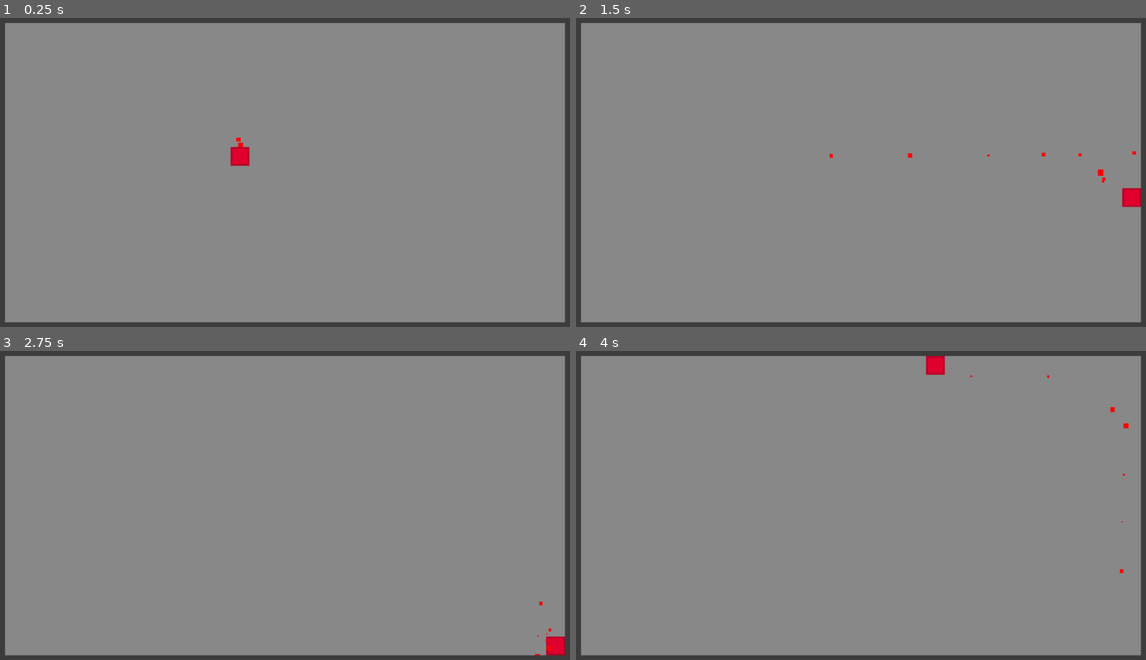
Above: before the commit, frames 1-4 (two rows, left to right).
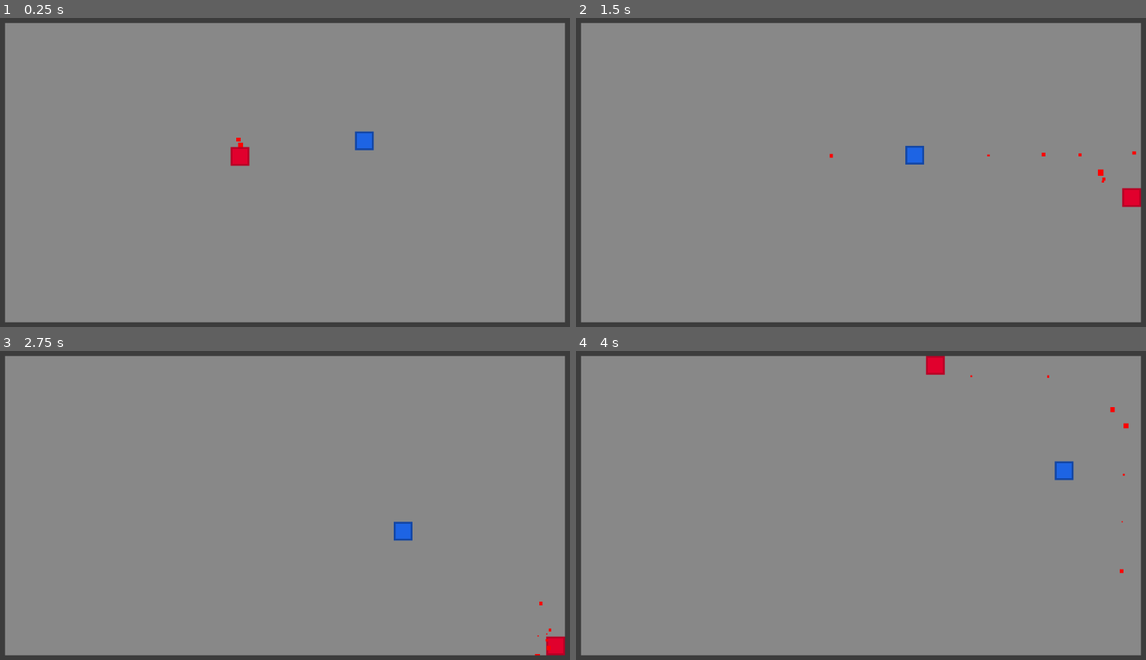
Above: after the commit, the same moments.

Repository: DeanBolte/MageEngine
Game: Godot game, scene res://scenes/sample.tscn
The game is run twice, just before and just after one commit, with the same random seed, the same clock (stepped at 60 frames per second) and the same inputs.
Inputs (mouse positions are in pixels of both pictures, inside the frame that each line leads up to):
- Up to frame 1 (0.25 s): no input
- Up to frame 2 (1.5 s): move the mouse to (992, 153) at 0.52 s; hold D (move_right) 0.53-1.28 s; tap Space (move_dodge) at 0.6 s; move the mouse to (741, 187) at 1.27 s; hold S (move_down) from 1.28 s (still down); click (741, 187) at 1.35 s
- Up to frame 3 (2.75 s): move the mouse to (347, 431) at 2.02 s; release S (move_down) at 2.03 s; hold D (move_right) from 2.03 s (still down); tap Space (move_dodge) at 2.1 s
- Up to frame 4 (4 s): move the mouse to (832, 570) at 2.77 s; release D (move_right) at 2.78 s; hold W (move_up) 2.78-3.53 s; click (832, 570) at 2.85 s; move the mouse to (1043, 554) at 3.52 s; hold A (move_left) from 3.53 s (still down); tap Space (move_dodge) at 3.6 s

The runs differ from the first frame. In frame 1, 0.2% of the frame differs, in the area x 62-66%, y 36-43%; in frame 2, 0.2%; in frame 3, 0.2%; in frame 4, 0.2%.

Commit message:
added basic enemy and fixed fireball spell

Diff:
--- a/project.godot
+++ b/project.godot
@@ -66,5 +66,7 @@
 [layer_names]
 
 2d_physics/layer_1="world"
-2d_physics/layer_2="player_hitbox"
-2d_physics/layer_3="enemy_hitbox"
+2d_physics/layer_2="player"
+2d_physics/layer_3="player_hitbox"
+2d_physics/layer_4="enemy"
+2d_physics/layer_5="enemy_hitbox"
--- /dev/null
+++ b/scenes/enemies/rotten_guard.tscn
@@ -0,0 +1,87 @@
+[gd_scene load_steps=11 format=3 uid="uid://befratrxwpi5f"]
+
+[ext_resource type="Script" path="res://scripts/rottenGuard.gd" id="1_3w3mi"]
+[ext_resource type="Texture2D" uid="uid://bxdgkw1qfgskw" path="res://assets/basic-sprites/enemy.png" id="2_j3a42"]
+[ext_resource type="Script" path="res://scripts/playerLungeZone.gd" id="3_2e2ja"]
+[ext_resource type="Script" path="res://scripts/playerDetectionZone.gd" id="3_w8wpt"]
+[ext_resource type="Script" path="res://scripts/wanderController.gd" id="4_7v1b7"]
+[ext_resource type="Script" path="res://scripts/enemy_hitbox.gd" id="5_wmkjn"]
+
+[sub_resource type="RectangleShape2D" id="RectangleShape2D_038o8"]
+size = Vector2(30, 30)
+
+[sub_resource type="CircleShape2D" id="CircleShape2D_g70jy"]
+radius = 200.0
+
+[sub_resource type="CircleShape2D" id="CircleShape2D_a4pdh"]
+radius = 400.0
+
+[sub_resource type="RectangleShape2D" id="RectangleShape2D_prkf3"]
+size = Vector2(30, 30)
+
+[node name="RottenGuard" type="CharacterBody2D"]
+collision_layer = 8
+script = ExtResource("1_3w3mi")
+
+[node name="Sprite2D" type="Sprite2D" parent="."]
+texture_filter = 1
+texture = ExtResource("2_j3a42")
+
+[node name="CollisionShape2D" type="CollisionShape2D" parent="."]
+position = Vector2(0, -1)
+shape = SubResource("RectangleShape2D_038o8")
+
+[node name="PlayerLungeZone" type="Area2D" parent="." node_paths=PackedStringArray("ParentEnemy")]
+collision_layer = 0
+collision_mask = 2
+script = ExtResource("3_2e2ja")
+ParentEnemy = NodePath("..")
+
+[node name="CollisionShape2D" type="CollisionShape2D" parent="PlayerLungeZone"]
+shape = SubResource("CircleShape2D_g70jy")
+
+[node name="PlayerLungeCycle" type="Timer" parent="PlayerLungeZone"]
+one_shot = true
+
+[node name="LungeTimer" type="Timer" parent="PlayerLungeZone"]
+one_shot = true
+autostart = true
+
+[node name="PlayerDetectionZone" type="Area2D" parent="."]
+collision_layer = 0
+collision_mask = 6
+script = ExtResource("3_w8wpt")
+
+[node name="CollisionShape2D" type="CollisionShape2D" parent="PlayerDetectionZone"]
+shape = SubResource("CircleShape2D_a4pdh")
+
+[node name="NavigationAgent2D" type="NavigationAgent2D" parent="."]
+
+[node name="WanderController" type="Node2D" parent="."]
+script = ExtResource("4_7v1b7")
+
+[node name="Timer" type="Timer" parent="WanderController"]
+wait_time = 2.5
+one_shot = true
+autostart = true
+
+[node name="EnemyHitbox" type="Area2D" parent="." node_paths=PackedStringArray("ParentEnemy")]
+collision_layer = 0
+collision_mask = 4
+script = ExtResource("5_wmkjn")
+ParentEnemy = NodePath("..")
+
+[node name="CollisionShape2D" type="CollisionShape2D" parent="EnemyHitbox"]
+shape = SubResource("RectangleShape2D_prkf3")
+
+[node name="Timer" type="Timer" parent="EnemyHitbox"]
+wait_time = 0.5
+one_shot = true
+
+[connection signal="body_entered" from="PlayerLungeZone" to="PlayerLungeZone" method="_on_body_entered"]
+[connection signal="body_exited" from="PlayerLungeZone" to="PlayerLungeZone" method="_on_body_exited"]
+[connection signal="body_entered" from="PlayerDetectionZone" to="PlayerDetectionZone" method="_on_body_entered"]
+[connection signal="body_exited" from="PlayerDetectionZone" to="PlayerDetectionZone" method="_on_body_exited"]
+[connection signal="timeout" from="WanderController/Timer" to="WanderController" method="_on_timer_timeout"]
+[connection signal="area_entered" from="EnemyHitbox" to="EnemyHitbox" method="_on_area_entered"]
+[connection signal="area_exited" from="EnemyHitbox" to="EnemyHitbox" method="_on_area_exited"]
--- a/scenes/player/fireball.tscn
+++ b/scenes/player/fireball.tscn
@@ -38,11 +38,11 @@
 turbulence_influence_max = 0.5
 
 [sub_resource type="CircleShape2D" id="CircleShape2D_nhfrl"]
-radius = 70.0
+radius = 120.0
 
 [node name="Fireball" type="CharacterBody2D"]
 collision_layer = 0
-collision_mask = 2
+collision_mask = 24
 script = ExtResource("1_oua02")
 
 [node name="CollisionShape2D" type="CollisionShape2D" parent="."]
@@ -63,10 +63,9 @@
 texture = ExtResource("1_7xtc7")
 
 [node name="ExplosionArea" type="Area2D" parent="."]
-collision_layer = 2
+collision_layer = 4
 collision_mask = 0
 monitoring = false
-monitorable = false
 script = ExtResource("3_m3405")
 
 [node name="CollisionShape2D" type="CollisionShape2D" parent="ExplosionArea"]
--- a/scenes/player/player.tscn
+++ b/scenes/player/player.tscn
@@ -35,7 +35,7 @@
 }
 
 [sub_resource type="RectangleShape2D" id="RectangleShape2D_cglip"]
-size = Vector2(50, 80)
+size = Vector2(100, 160)
 
 [sub_resource type="ParticleProcessMaterial" id="ParticleProcessMaterial_o5r33"]
 particle_flag_disable_z = true
@@ -63,6 +63,7 @@
 
 [node name="Player" type="CharacterBody2D"]
 position = Vector2(408, 246)
+collision_layer = 2
 script = ExtResource("1_cuf32")
 
 [node name="Sprite2D" type="Sprite2D" parent="."]
@@ -75,7 +76,7 @@
 
 [node name="Hurtbox" type="Area2D" parent="."]
 collision_layer = 0
-collision_mask = 4
+collision_mask = 272
 script = ExtResource("3_ro0p7")
 
 [node name="Timer" type="Timer" parent="Hurtbox"]
@@ -90,7 +91,7 @@
 }
 
 [node name="FireSpellHitBox" type="Area2D" parent="."]
-collision_layer = 2
+collision_layer = 4
 collision_mask = 0
 script = ExtResource("4_18nh2")
 
--- a/scenes/sample.tscn
+++ b/scenes/sample.tscn
@@ -1,8 +1,9 @@
-[gd_scene load_steps=7 format=3 uid="uid://dwax3w2m666ug"]
+[gd_scene load_steps=9 format=3 uid="uid://dwax3w2m666ug"]
 
 [ext_resource type="Texture2D" uid="uid://bdbs8w6bbuq0r" path="res://assets/basic-sprites/backgroundtile.png" id="1_pgjq7"]
 [ext_resource type="PackedScene" uid="uid://bjbkrix2lqjmj" path="res://scenes/player/player.tscn" id="2_0o0l0"]
 [ext_resource type="Texture2D" uid="uid://qto7j3m6hfee" path="res://assets/basic-sprites/forewall.png" id="3_uks0p"]
+[ext_resource type="PackedScene" uid="uid://befratrxwpi5f" path="res://scenes/enemies/rotten_guard.tscn" id="4_dlf1e"]
 
 [sub_resource type="PhysicsMaterial" id="PhysicsMaterial_40qy5"]
 
@@ -29,6 +30,12 @@
 physics_layer_0/physics_material = SubResource("PhysicsMaterial_40qy5")
 sources/1 = SubResource("TileSetAtlasSource_w5v1b")
 
+[sub_resource type="NavigationPolygon" id="NavigationPolygon_n13y2"]
+vertices = PackedVector2Array(915, 498, 46, 498, 43, 44, 916, 44)
+polygons = Array[PackedInt32Array]([PackedInt32Array(0, 1, 2, 3)])
+outlines = Array[PackedVector2Array]([PackedVector2Array(33, 34, 37, 508, 925, 509, 926, 34)])
+source_geometry_group_name = &"navigation_polygon_source_group"
+
 [node name="Sample" type="Node2D"]
 
 [node name="Background" type="Sprite2D" parent="."]
@@ -43,3 +50,9 @@
 tile_set = SubResource("TileSet_88mks")
 format = 2
 layer_0/tile_data = PackedInt32Array(0, 1, 0, 1, 1, 0, 2, 1, 0, 3, 1, 0, 4, 1, 0, 5, 1, 0, 6, 1, 0, 7, 1, 0, 8, 1, 0, 9 …(1075 unchanged characters)…
+
+[node name="RottenGuard" parent="." instance=ExtResource("4_dlf1e")]
+position = Vector2(638, 217)
+
+[node name="NavigationRegion2D" type="NavigationRegion2D" parent="."]
+navigation_polygon = SubResource("NavigationPolygon_n13y2")
--- /dev/null
+++ b/scripts/enemy_hitbox.gd
@@ -0,0 +1,28 @@
+extends Area2D
+
+@export var ParentEnemy: CharacterBody2D
+@export var INVULNERABILITY_SECONDS: float = 0.5
+@export var BASE_DAMAGE: float = 0.5
+
+@onready var InvincibleTimer: Timer = $Timer
+
+var _is_taking_damage: bool = false
+var _damage_area: Node
+
+func _process(delta: float) -> void:
+	if _damage_area && _is_taking_damage && InvincibleTimer.is_stopped():
+		InvincibleTimer.start(INVULNERABILITY_SECONDS)
+
+		var damage = BASE_DAMAGE
+		if _damage_area.has_method("get_base_damage"):
+			damage = _damage_area.get_base_damage()
+
+		ParentEnemy.take_hit(damage, global_position - _damage_area.global_position)
+
+func _on_area_entered(area: Area2D) -> void:
+	_damage_area = area.owner
+	_is_taking_damage = true
+
+func _on_area_exited(area: Area2D) -> void:
+	_damage_area = null
+	_is_taking_damage = false
--- a/scripts/fireball.gd
+++ b/scripts/fireball.gd
@@ -5,8 +5,9 @@
 @onready var ExplosionParticleEffect := $ExplosionParticleEffect
 @onready var ExplosionArea := $ExplosionArea
 
-@export var BASE_VELOCITY := 100.0
+@export var BASE_VELOCITY := 50.0
 @export var DECAY_TIME := 3.0
+@export var BASE_DAMAGE := 2.0
 
 var direction: Vector2
 var decay_timer := DECAY_TIME
@@ -44,3 +45,6 @@
 	BaseParticleEffect.emitting = false
 	ExplosionParticleEffect.emitting = true
 	ExplosionArea.activate()
+
+func get_base_damage():
+	return BASE_DAMAGE
--- a/scripts/fireball_explosion_area.gd
+++ b/scripts/fireball_explosion_area.gd
@@ -1,8 +1,9 @@
 extends Area2D
 
+@onready var CollisionShape: CollisionShape2D = $CollisionShape2D
 func _ready() -> void:
-	monitorable = false
-
+	CollisionShape.disabled = true
 
 func activate() -> void:
-	monitorable = true
+	print("actvated")
+	CollisionShape.disabled = false
--- a/scripts/player.gd
+++ b/scripts/player.gd
@@ -50,7 +50,7 @@
 	# apply movement
 	move_and_slide()
 
-func _spells(delta: float):
+func _spells(_delta: float):
 	# priamry spell active
 	var primary_spell_input = Input.is_action_pressed("spell_primary")
 
--- /dev/null
+++ b/scripts/playerDetectionZone.gd
@@ -0,0 +1,12 @@
+extends Area2D
+
+var player = null
+
+func can_see_player():
+	return (player != null)
+
+func _on_body_entered(body: Node2D) -> void:
+	player = body
+
+func _on_body_exited(body: Node2D) -> void:
+	player = null
--- /dev/null
+++ b/scripts/playerLungeZone.gd
@@ -0,0 +1,27 @@
+extends Area2D
+
+@export var ParentEnemy: CharacterBody2D
+@onready var PlayerLungeTimer := $PlayerLungeCycle
+@onready var LungerTimer: Timer = $LungeTimer
+
+@export var LUNGE_CYCLE: float = 3.0
+@export var LUNGE_LENGTH: float = 0.5
+
+var player = null
+
+func _physics_process(delta: float) -> void:
+	if can_see_player() && PlayerLungeTimer.is_stopped():
+		ParentEnemy.lunge_at()
+		LungerTimer.start(LUNGE_LENGTH)
+		PlayerLungeTimer.start(LUNGE_CYCLE)
+
+
+func _on_body_entered(body: Node2D) -> void:
+	player = body
+
+func _on_body_exited(body: Node2D) -> void:
+	player = null
+
+
+func can_see_player():
+	return (player != null)
--- /dev/null
+++ b/scripts/rottenGuard.gd
@@ -0,0 +1,157 @@
+extends CharacterBody2D
+
+@onready var PlayerDetectionZone: Area2D = $PlayerDetectionZone
+@onready var PlayerLungeZone: Area2D = $PlayerLungeZone
+@onready var Agent: NavigationAgent2D = $NavigationAgent2D
+@onready var WanderController = $WanderController
+@onready var LungeTimer: Timer = $PlayerLungeZone/LungeTimer
+
+@export var MAX_VELOCITY := 100.0
+@export var MIN_VELOCITY := 20.0
+@export var ACCELERATION := 750.0
+@export var STANDARD_FRICTION := 0.1
+
+@export var MAX_HEALTH = 4
+@export var STUN_DELAY = 0.2
+@export var BASE_KNOCKBACK := 200.0
+
+@export var LUNGE_VELOCITY := 400.0
+@export var LUNGE_DELAY := 2.0
+@export var LUNGE_PHASE2_SCALAR = 0.5
+@export var LUNGE_PHASE2_DELAY := 0.25
+
+class States:
+	enum {
+		IDLE,
+		WANDER,
+		STUNNED,
+		LUNGING,
+		CHASE,
+		DEAD
+	}
+
+var state = States.IDLE
+
+var stunned_timer: float = 0.0
+var health = MAX_HEALTH
+var _is_taking_damage: bool = false
+
+func _physics_process(delta: float) -> void:
+	if health <= 0:
+		state = States.DEAD
+
+	match state:
+		States.IDLE:
+			_idle(delta)
+		States.WANDER:
+			_wander(delta)
+		States.LUNGING:
+			_lunge(delta)
+		States.STUNNED:
+			_stunned(delta)
+		States.CHASE:
+			_chase_player(delta)
+		States.DEAD:
+			_death()
+
+	move_and_slide()
+
+# --- States ---
+# IDLE
+func _idle(delta: float) -> void:
+	# check zone for player
+	_seek_player()
+
+	velocity = Vector2.ZERO
+
+	if(WanderController.get_time_left() == 0):
+		_update_wander()
+
+# a generic player seeking function
+func _seek_player() -> void:
+	if PlayerDetectionZone.can_see_player():
+		var vector_to_player = PlayerDetectionZone.player.global_position - global_position
+		if not test_move(global_transform, vector_to_player):
+			state = States.CHASE
+			Agent.set_target_position(PlayerDetectionZone.player.global_position)
+
+# WANDER
+func _wander(delta: float) -> void:
+	# check zone for player
+	_seek_player()
+
+	if(WanderController.get_time_left() == 0):
+		_update_wander()
+
+	_accelerate_towards_point(WanderController.target_position, MAX_VELOCITY, ACCELERATION * delta)
+
+func _update_wander() -> void:
+	state = _pick_rand_state([States.IDLE, States.WANDER])
+	WanderController.start_wander_timer(randf_range(0, 1))
+
+# LUNGE
+func _lunge(delta: float) -> void:
+	var player = PlayerLungeZone.player
+
+	if player and not LungeTimer.is_stopped():
+		var player_position = player.global_position
+		var direction = global_position.direction_to(player_position)
+		if global_position.distance_to(player_position) < 60:
+			state = States.CHASE
+
+		var lunge_vector = direction * LUNGE_VELOCITY
+		# Lunge phase 2
+		if LungeTimer.time_left <= LUNGE_PHASE2_DELAY:
+			lunge_vector *= LUNGE_PHASE2_SCALAR
+
+		velocity = velocity.move_toward(lunge_vector, ACCELERATION)
+	else:
+		state = States.CHASE
+
+# STUNNED
+func _stunned(delta: float) -> void:
+	# slow down
+	velocity = velocity.move_toward(Vector2.ZERO, 1)
+
+	# stunned timer
+	if stunned_timer > 0:
+		stunned_timer -= delta
+	else:
+		state = States.IDLE
+
+# CHASE
+func _chase_player(_delta: float) -> void:
+	var player = PlayerDetectionZone.player
+	if player:
+		# get close to player
+		Agent.set_target_position(player.position)
+		var direction = global_position.direction_to(Agent.get_next_path_position())
+		velocity = velocity.move_toward(direction * MAX_VELOCITY, ACCELERATION)
+	else:
+		state = States.IDLE
+
+# --- Utiliy Functions ---
+func _accelerate_towards_point(point: Vector2, speed: float, acceleration: float) -> void:
+	var direction = global_position.direction_to(point)
+	velocity = velocity.move_toward(direction * speed, acceleration)
+
+func _pick_rand_state(state_list: Array ):
+	state_list.shuffle()
+	return state_list.pop_front()
+
+func _death() -> void:
+	# slow down
+	velocity = velocity.move_toward(Vector2.ZERO, STANDARD_FRICTION * 0.05)
+
+	# delete enemy instance
+	queue_free()
+
+
+func lunge_at() -> void:
+	state = States.LUNGING
+
+func take_hit(damage: float, direction: Vector2) -> void:
+	health -= damage
+	velocity += direction.normalized() * BASE_KNOCKBACK
+	stunned_timer = STUN_DELAY
+	state = States.STUNNED
--- /dev/null
+++ b/scripts/wanderController.gd
@@ -0,0 +1,25 @@
+extends Node2D
+
+@export var WANDER_RANGE: int = 256
+
+@onready var start_position = global_position
+@onready var target_position = global_position
+
+@onready var timer = $Timer
+
+func _ready() -> void:
+	update_target_position()
+
+func update_target_position():
+	var target_vector = Vector2(randf_range(-WANDER_RANGE, WANDER_RANGE), randf_range(-WANDER_RANGE, WANDER_RANGE))
+	target_position = start_position + target_vector
+
+func get_time_left():
+	return timer.time_left
+
+func start_wander_timer(duration):
+	timer.start(duration)
+
+
+func _on_timer_timeout() -> void:
+	update_target_position()
Not shown, added: scenes/enemies/rot2506.tmp
